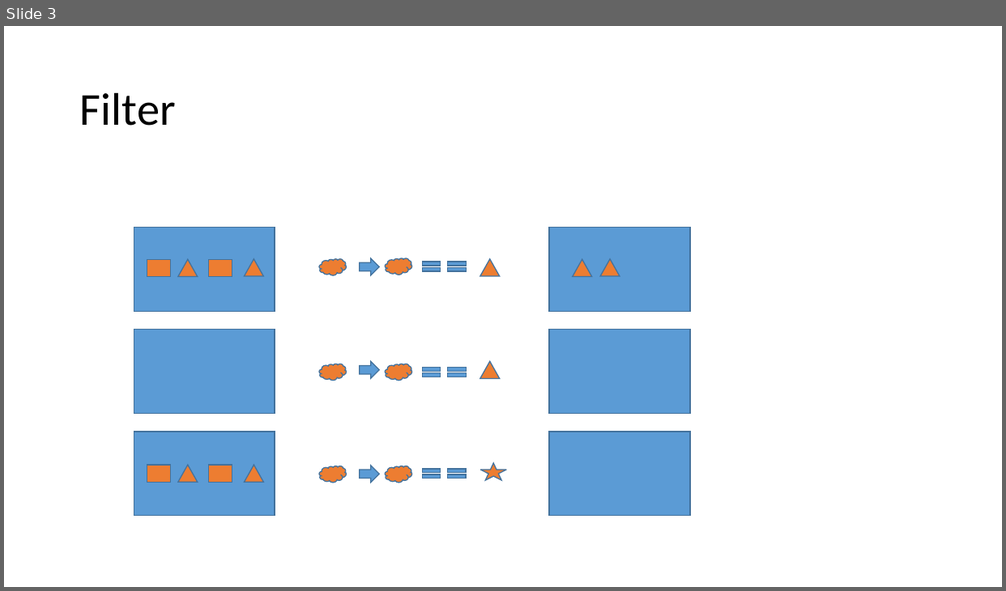
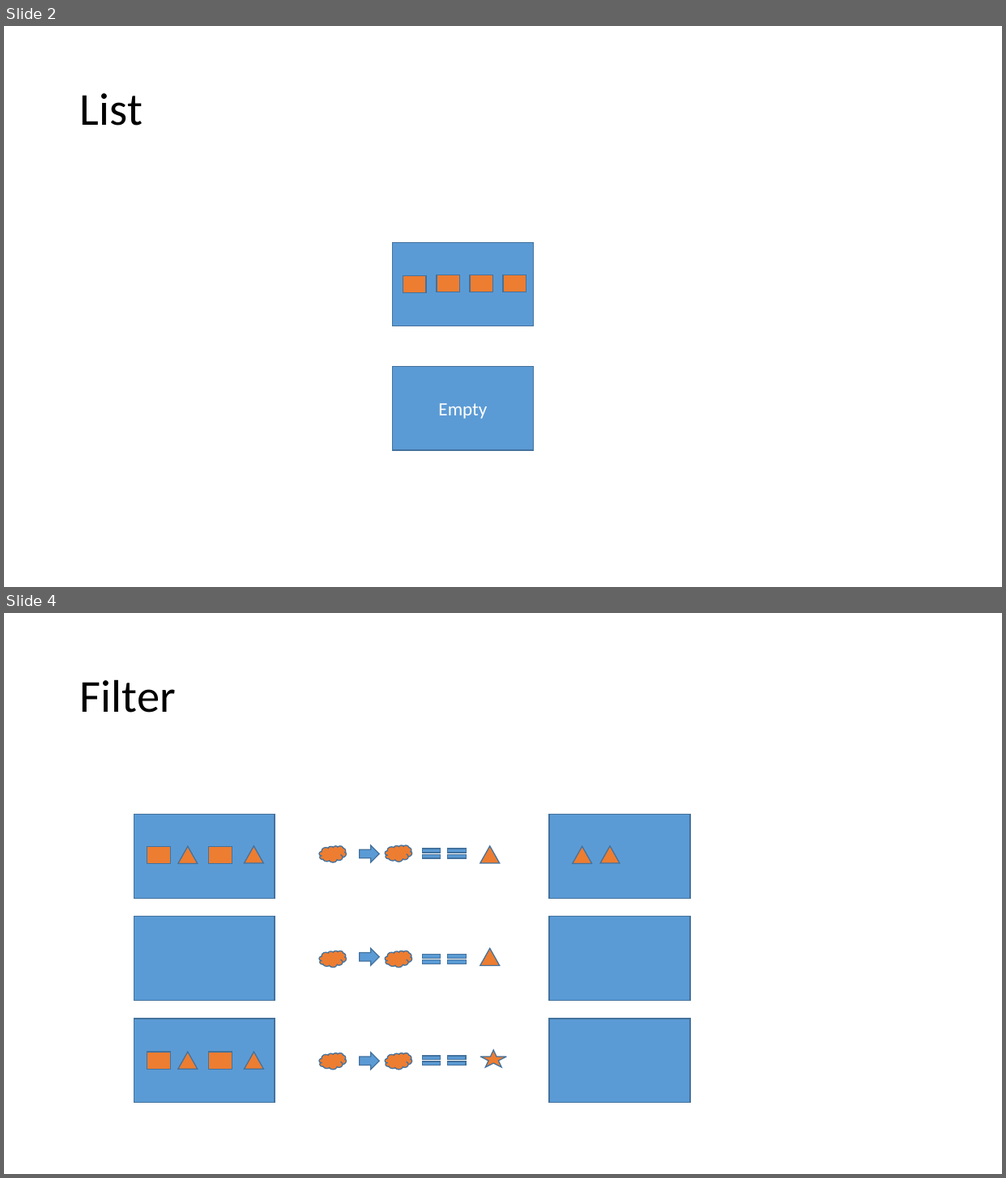
Before and after one commit to morotsman/lecture_functional_programming, a slide deck: lodash/List.pptx. Shown one above the other, each under a label of ours: slide 3 before the commit, slides 2 and 4 after it; the slides between them are not shown. The pictures are 1006x591 and 1006x1178 pixels, drawn with LibreOffice and Linux fonts; fonts in the diff are those of the drawing. Boxes give left, top, right and bottom in pixels: in the first picture for what was removed or moved away, otherwise in the second. Text is boxed around its words. In the diff, an @@ line names an element or a change of style, - is before the commit and + after.

```diff
--- a/lodash/List.pptx
+++ b/lodash/List.pptx
@@ slide 2 added at bbox=[4, 26, 1002, 587], background #FFFFFF @@
@@ title added at bbox=[80, 93, 143, 126], 44 pt, text #000000 @@
+List
@@ rectangle added at bbox=[393, 242, 533, 327], fill #5B9BD5, outline #43739E 1 pt @@
@@ rectangle added at bbox=[403, 276, 426, 293], fill #ED7D31, outline #43739E 1 pt @@
@@ rectangle added at bbox=[437, 275, 460, 292], fill #ED7D31, outline #43739E 1 pt @@
@@ rectangle added at bbox=[470, 275, 493, 292], fill #ED7D31, outline #43739E 1 pt @@
@@ rectangle added at bbox=[503, 275, 526, 292], fill #ED7D31, outline #43739E 1 pt @@
@@ rectangle added at bbox=[393, 367, 533, 450], fill #5B9BD5, outline #43739E 1 pt, 18 pt, text #FFFFFF @@
+Empty
@@ what was slide 3 is now slide 4 @@
```
Also in this commit, not shown: 2 slides changed, 2 other slides added, 1 other file.
